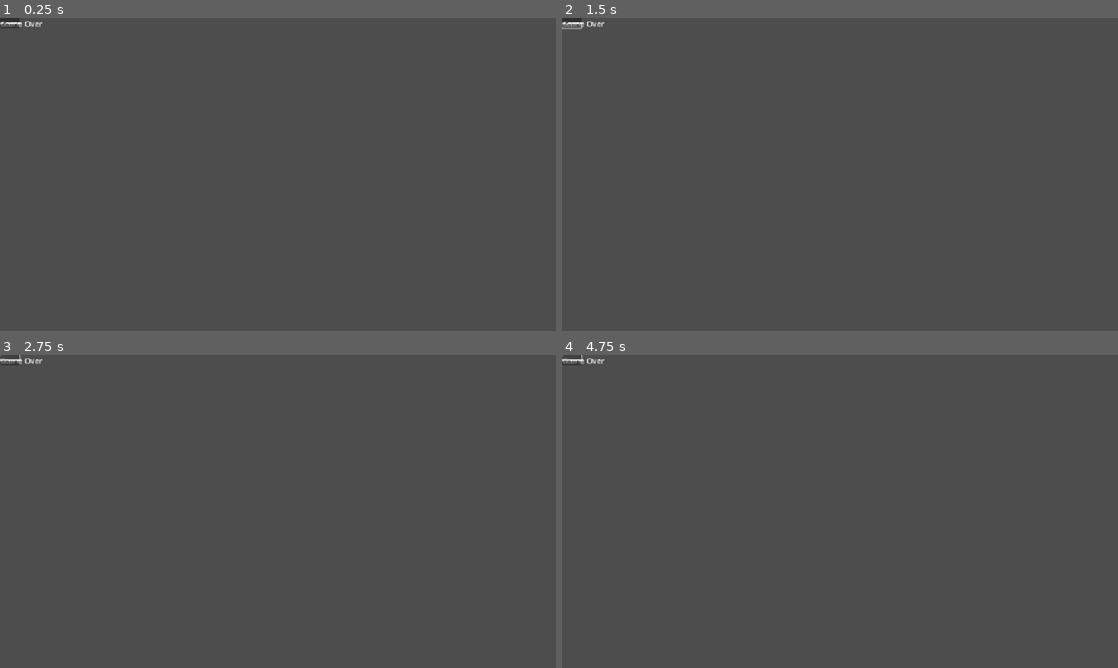
Above: before the commit, frames 1-4 (two rows, left to right).
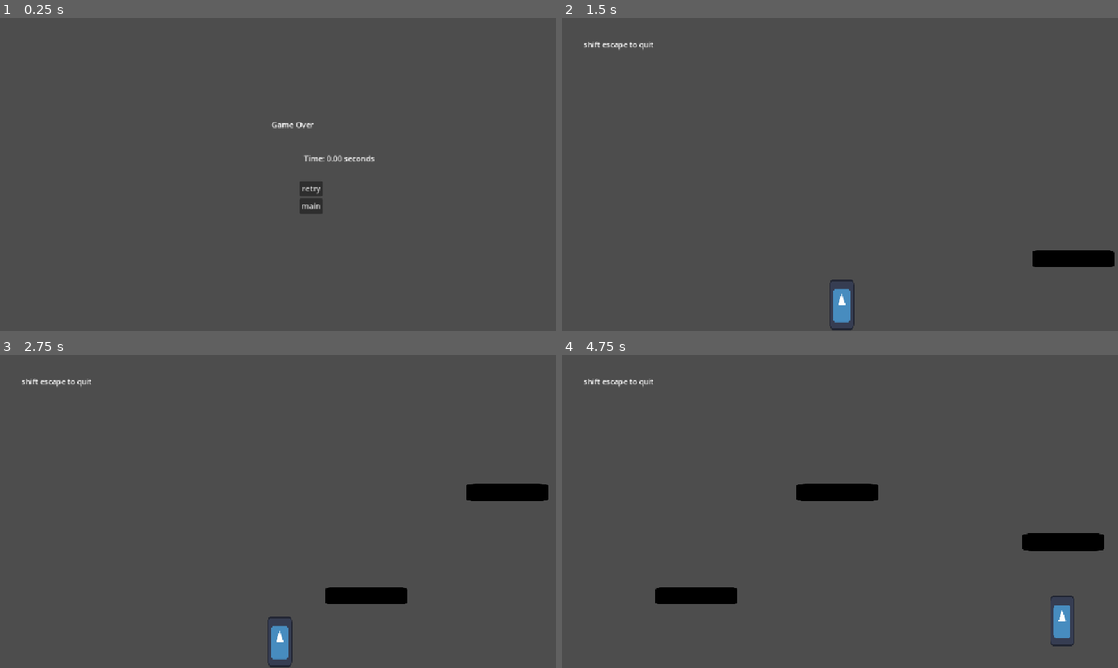
Above: after the commit, the same moments.

Repository: gloomybear300/TritonWareSpring-2025
Game: Godot game, scene res://scenes/gameOver.tscn
The game is run twice, just before and just after one commit, with the same random seed, the same clock (stepped at 60 frames per second) and the same inputs. This scene is started directly instead of the project's main scene. The engine's default icon, where the game draws it, is replaced by a stand-in: a white triangle on a blue panel in a dark square.
Inputs (mouse positions are in pixels of both pictures, inside the frame that each line leads up to; where the layout moved, square brackets give the same spot in the first picture):
- Up to frame 1 (0.25 s): no input
- Up to frame 2 (1.5 s): click (873, 187) [573, 21] at 0.5 s; click (573, 24) at 1.27 s
- Up to frame 3 (2.75 s): click (11, 358) at 2.02 s
- Up to frame 4 (4.75 s): click (573, 358) at 2.77 s; hold D (right) from 3.53 s (still down); tap W (jump) at 3.77, 4.52 s

The runs differ from the first frame. In frame 1, 0.7% of the frame differs, in the area x 0-68%, y 0-63%; in frame 2, 1.5%; in frame 3, 2.2%; in frame 4, 3.0%, in the area x 0-98%, y 0-94%.

Commit message:
created game over

Diff:
--- a/triton-ware-2025-godot/project.godot
+++ b/triton-ware-2025-godot/project.godot
@@ -11,9 +11,13 @@
 [application]
 
 config/name="Triton Ware 2025 Godot"
-run/main_scene="res://scenes/Main.tscn"
-config/features=PackedStringArray("4.3", "Forward Plus")
+run/main_scene="uid://byxjne0u603td"
+config/features=PackedStringArray("4.4", "Forward Plus")
 config/icon="res://art/icon.svg"
+
+[autoload]
+
+GameState="*res://scripts/gameState.gd"
 
 [display]
 
@@ -42,3 +46,8 @@
 "events": [Object(InputEventKey,"resource_local_to_scene":false,"resource_name":"","device":-1,"window_id":0,"alt_press …(192 unchanged characters)…
 ]
 }
+game_over={
+"deadzone": 0.2,
+"events": [Object(InputEventKey,"resource_local_to_scene":false,"resource_name":"","device":0,"window_id":0,"alt_pressed":false,"shift_pressed":true,"ctrl_pressed":false,"meta_pressed":false,"pressed":false,"keycode":0,"physical_keycode":4194305,"key_label":0,"unicode":0,"location":0,"echo":false,"script":null)
+]
+}
--- a/triton-ware-2025-godot/scenes/Main.tscn
+++ b/triton-ware-2025-godot/scenes/Main.tscn
@@ -1,6 +1,6 @@
-[gd_scene load_steps=2 format=3 uid="uid://c7xxqfni4wnnt"]
+[gd_scene load_steps=2 format=3 uid="uid://byxjne0u603td"]
 
-[ext_resource type="Script" uid="uid://dtxvhlmeph63x" path="res://scenes/main.gd" id="1_o5qli"]
+[ext_resource type="Script" uid="uid://dtxvhlmeph63x" path="res://scripts/main.gd" id="1_o5qli"]
 
 [node name="Menu" type="Control"]
 layout_mode = 3
--- a/triton-ware-2025-godot/scenes/game.tscn
+++ b/triton-ware-2025-godot/scenes/game.tscn
@@ -1,11 +1,13 @@
-[gd_scene load_steps=4 format=3 uid="uid://ctxnelpw4al07"]
+[gd_scene load_steps=5 format=3 uid="uid://ctxnelpw4al07"]
 
+[ext_resource type="Script" uid="uid://cwwcwbh4f6mhl" path="res://scripts/game.gd" id="1_lnu2h"]
 [ext_resource type="PackedScene" uid="uid://c7x6dpp030cyv" path="res://scenes/player.tscn" id="1_yqjtg"]
 [ext_resource type="Script" uid="uid://be3eswngom4pu" path="res://scripts/platformer_spawner.gd" id="2_lnu2h"]
 
 [sub_resource type="WorldBoundaryShape2D" id="WorldBoundaryShape2D_fmxm6"]
 
 [node name="Game" type="Node2D"]
+script = ExtResource("1_lnu2h")
 
 [node name="player" parent="." instance=ExtResource("1_yqjtg")]
 position = Vector2(579, 249)
@@ -23,3 +25,11 @@
 
 [node name="point" type="Marker2D" parent="Platformer Spawner"]
 position = Vector2(1274, 340)
+
+[node name="Label" type="Label" parent="."]
+offset_left = 44.0
+offset_top = 43.0
+offset_right = 192.0
+offset_bottom = 66.0
+scale = Vector2(0.981273, 1)
+text = "shift escape to quit"
--- a/triton-ware-2025-godot/scenes/gameOver.tscn
+++ b/triton-ware-2025-godot/scenes/gameOver.tscn
@@ -1,6 +1,6 @@
 [gd_scene load_steps=2 format=3 uid="uid://oxdpjk0tmw2j"]
 
-[ext_resource type="Script" uid="uid://cvua102x1ekqu" path="res://game_over.gd" id="1_xlotp"]
+[ext_resource type="Script" uid="uid://cvua102x1ekqu" path="res://scripts/game_over.gd" id="1_xlotp"]
 
 [node name="GameOver" type="Control"]
 layout_mode = 3
@@ -14,23 +14,33 @@
 [node name="CanvasLayer" type="CanvasLayer" parent="."]
 
 [node name="gameOverText" type="Label" parent="CanvasLayer"]
-offset_right = 40.0
-offset_bottom = 23.0
+offset_left = 562.0
+offset_top = 209.0
+offset_right = 649.0
+offset_bottom = 258.0
 text = "Game Over
 "
 
 [node name="ScoreLabel" type="Label" parent="CanvasLayer"]
-offset_right = 40.0
-offset_bottom = 23.0
+offset_left = 629.0
+offset_top = 279.0
+offset_right = 671.0
+offset_bottom = 302.0
 text = "score"
 
-[node name="VBoxContainer" type="VBoxContainer" parent="CanvasLayer/ScoreLabel"]
-layout_mode = 0
-offset_right = 40.0
-offset_bottom = 40.0
+[node name="VBoxContainer" type="VBoxContainer" parent="CanvasLayer"]
+offset_left = 620.0
+offset_top = 337.0
+offset_right = 668.0
+offset_bottom = 403.0
 
-[node name="retryButton" type="Button" parent="CanvasLayer/ScoreLabel/VBoxContainer"]
+[node name="retryButton" type="Button" parent="CanvasLayer/VBoxContainer"]
 layout_mode = 2
+text = "retry"
 
-[node name="mainButton" type="Button" parent="CanvasLayer/ScoreLabel/VBoxContainer"]
+[node name="mainButton" type="Button" parent="CanvasLayer/VBoxContainer"]
 layout_mode = 2
+text = "main"
+
+[connection signal="pressed" from="CanvasLayer/VBoxContainer/retryButton" to="." method="_on_retry_button_pressed"]
+[connection signal="pressed" from="CanvasLayer/VBoxContainer/mainButton" to="." method="_on_main_button_pressed"]
--- /dev/null
+++ b/triton-ware-2025-godot/scripts/game.gd
@@ -0,0 +1,25 @@
+extends Node2D  # Or Node2D depending on your scene
+
+var round_time := 0.0
+var round_active := false
+
+func _ready():
+	start_round()
+
+func _process(delta):
+	if round_active:
+		round_time += delta
+		#print("Time: ", round_time)  # For debugging
+
+	if Input.is_action_just_pressed("game_over"):
+		game_over()
+
+func start_round():
+	round_time = 0.0
+	round_active = true
+	print("Round started!")
+
+func game_over():
+	round_active = false
+	GameState.final_time = round_time
+	get_tree().change_scene_to_file("res://scenes/gameOver.tscn")
--- /dev/null
+++ b/triton-ware-2025-godot/scripts/gameState.gd
@@ -0,0 +1,4 @@
+# GameState.gd
+extends Node
+
+var final_time := 0.0
--- a/triton-ware-2025-godot/scripts/game_over.gd
+++ b/triton-ware-2025-godot/scripts/game_over.gd
@@ -3,12 +3,19 @@
 @export var main_menu_scene : PackedScene
 @export var game_scene : PackedScene
 
-func show_game_over(score: int):
-	$CanvasLayer/ScoreLabel.text = "Score: %d" % score
+func _ready():
+	show_game_over(GameState.final_time)
+
+func show_game_over(score: float):  # Changed from int to float
+	$CanvasLayer/ScoreLabel.text = "Time: %.2f seconds" % score
 	self.visible = true
 
 func _on_retry_button_pressed():
-	get_tree().change_scene_to_packed(game_scene)
+	get_tree().change_scene_to_file("res://scenes/game.tscn")
 
-func _on_main_menu_button_pressed():
-	get_tree().change_scene_to_packed(main_menu_scene)
+
+
+
+func _on_main_button_pressed() -> void:
+	get_tree().change_scene_to_file("res://scenes/main.tscn")
+	pass # Replace with function body.
Not shown, added: triton-ware-2025-godot/scripts/game.gd.uid
Not shown, added: triton-ware-2025-godot/scripts/gameState.gd.uid
Renamed: triton-ware-2025-godot/scenes/main.gd -> triton-ware-2025-godot/scripts/main.gd
Renamed: triton-ware-2025-godot/scenes/main.gd.uid -> triton-ware-2025-godot/scripts/main.gd.uid
